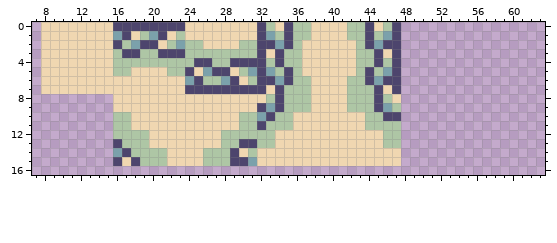
A pixel-art sprite gets an edit: TowerOfDreams/sprites/sFloor3/layers/3339d908-18cb-4647-a599-30366de56362/1c71d969-9f30-4f98-abf1-e095371cdade.png. Above is the file before it was changed.
The file is 64x64 pixels. Shown: x 7..63, y 0..16.
After:
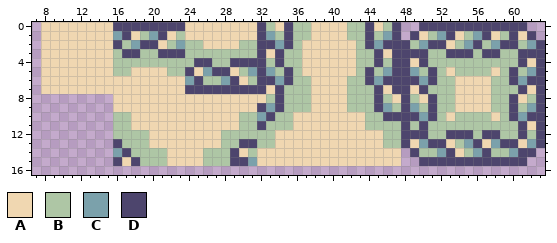
Palette (. is transparent): A #f0d7b1  B #aec6a5  C #7ba1ab  D #4d456d
The exact change:
y 0: x 50..61 ............ -> DDDDDDDDDDDD
y 1: x 49..62 .............. -> DABCDABCDABDAD
y 2: x 48..63 ................ -> DBCDDABCDBCDDBCD
y 3: x 48..63 ................ -> DDDBBDDDBDDBBDDD
y 4: x 48..63 ................ -> DADBBBBBBBBBBDAD
y 5: x 48..63 ................ -> DCBDBABBBBABDBCD
y 6: x 48..63 ................ -> DDCDBBAAAABBDCDD
y 7: x 48..63 ................ -> DADBBBAAAABBBDAD
y 8: x 48..63 ................ -> DBADBBAAAABBDABD
y 9: x 48..63 ................ -> DCBDBBAAAABBDBCD
y 10: x 48..63 ................ -> DDCDBABBBBABDCDD
y 11: x 48..63 ................ -> DBDBBBBBBBBBBDAD
y 12: x 48..63 ................ -> DDDBBDDDBDDBBDBD
y 13: x 48..63 ................ -> DACDDABCDACDDACD
y 14: x 49..62 .............. -> DBBCDABCDBBCDD
y 15: x 50..61 ............ -> DDDDDDDDDDDD
Changed places in both pictures, as pixel boxes (x1, y1, x2, y2):
added: (401, 22, 545, 166)
